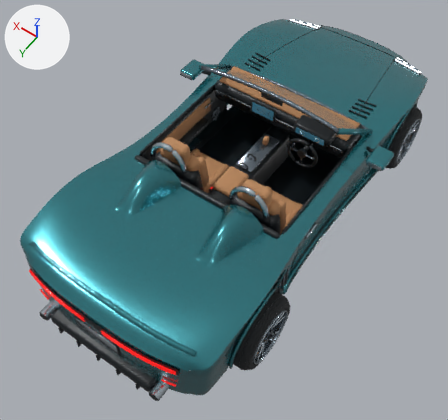
An edit to the glTF model public/models/AstraAurora.glb, drawn before and after from the same camera.
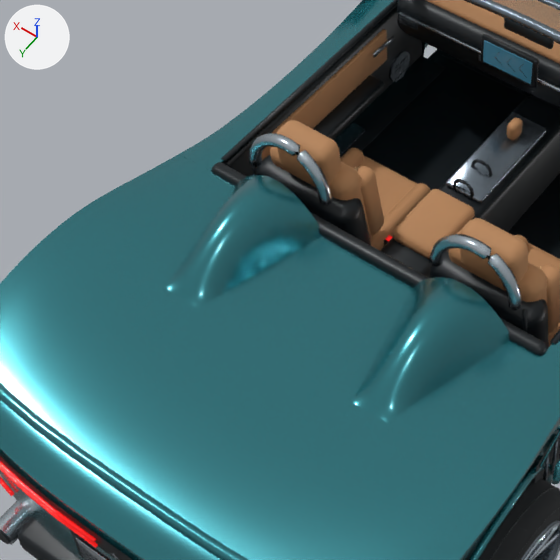
Each version appears first whole from a 50 mm lens placed at (-2.14, 3.51, 5.07), pointed at (0.0, 0.51, 0.35), and next in a close-up on the part from 10% to 64% of the width and 20% to 78% of the height. Arrows for +X, +Y and +Z are at upper left; the lights stay in place. The last two pictures show the newer version. Where no turn or scale is listed for an object, it has been applied to the vertices. Vertices at exactly the same position are counted once.

In view in the first close-up: 'body_group_body', 'body_group_chrome', 'body_group_dark', 'body_group_glass', 'body_group_leather', 'body_group_metal', 'body_group_screen', 'body_group_taillight_right', 'body_group_upper', 'wheel_rl_spin_rubber' and 4 more.
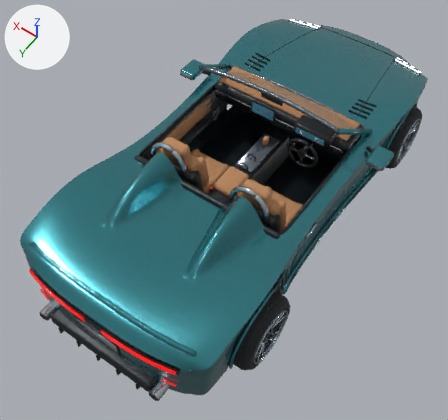
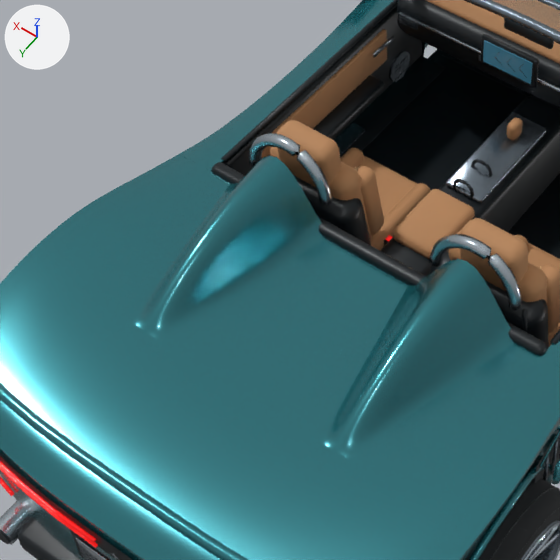
Scene script edits in JSON lines:
```json
{"block": "me_flowing_quarter_skin", "where": "# used by ob_body_group_body; location = (0.0, 0.0, 0.0)"}
{"op": "remove", "block": "me_flowing_quarter_skin", "code": "me_flowing_quarter_skin.from_pydata(...)  # 3106 vertices, 5473 faces; spans x -1.01..1.15, y -2.26..2.25, z 0.23..1.31"}
{"op": "add", "block": "me_flowing_quarter_skin", "code": "me_flowing_quarter_skin.from_pydata(...)  # 3107 vertices, 5474 faces; spans x -1.01..1.15, y -2.26..2.25, z 0.23..1.31"}
{"block": "me_flowing_quarter_skin", "change": "me_flowing_quarter_skin part 1: the loose piece of 252 vertices spanning x -0.65..-0.21, y 0.83..1.4, z 0.86..1.08 is rebuilt with 208 vertices and now spans x -0.67..-0.19, y 0.81..1.6, z 0.86..1.14"}
{"block": "me_flowing_quarter_skin", "change": "me_flowing_quarter_skin part 2: the loose piece of 252 vertices spanning x 0.21..0.65, y 0.83..1.4, z 0.86..1.08 is rebuilt with 208 vertices and now spans x 0.19..0.67, y 0.81..1.6, z 0.86..1.14"}
{"block": "me_flowing_quarter_skin", "change": "other edits to the shape of me_flowing_quarter_skin do not show in these pictures"}
```

Boxes (x1, y1, x2, y2) around the edits, measured in the close-ups (560 x 560 px):
```json
{"part": 1, "of": "me_flowing_quarter_skin", "change": "rebuilt", "before": [352, 277, 510, 422], "after": [321, 259, 514, 459], "on screen": "22% wider, 38% taller"}
{"part": 2, "of": "me_flowing_quarter_skin", "change": "rebuilt", "before": [166, 175, 321, 308], "after": [132, 156, 325, 340], "on screen": "24% wider, 38% taller"}
```
